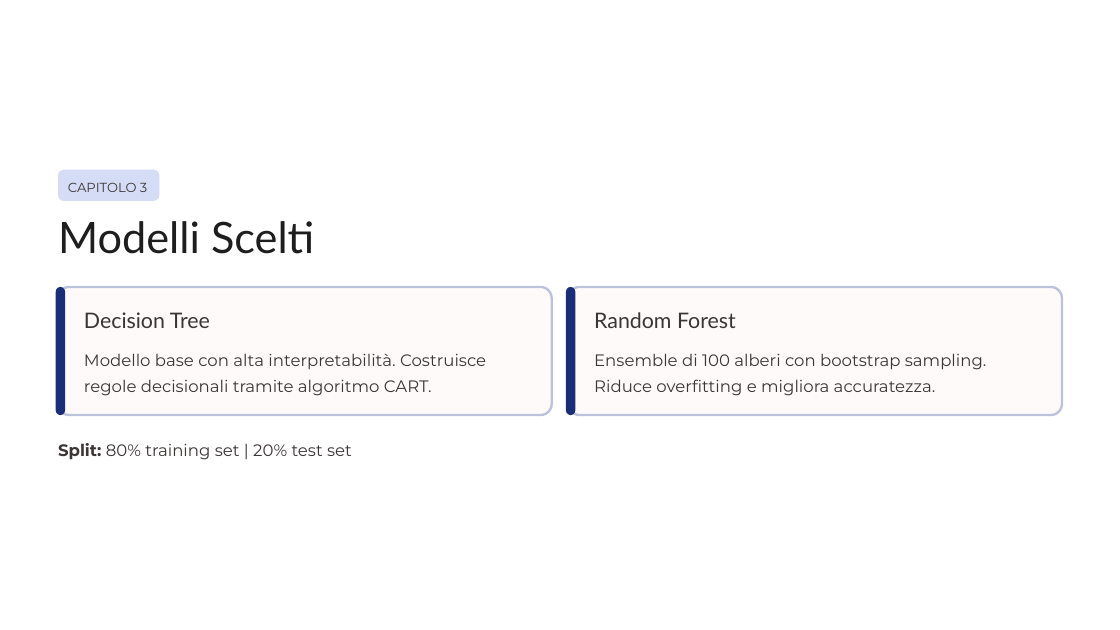
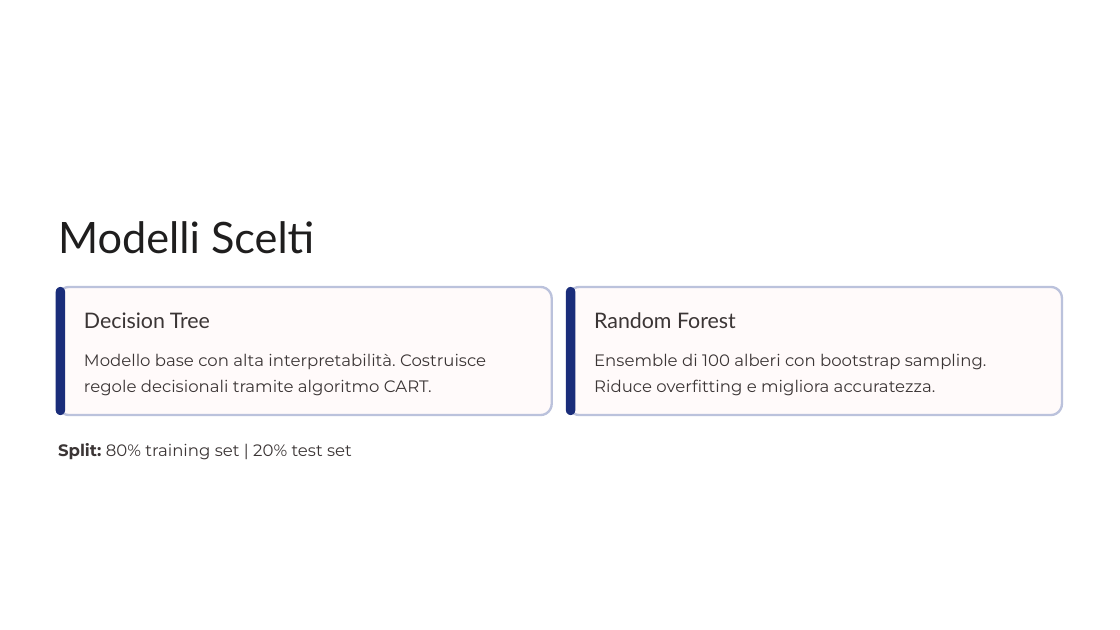
Before and after one commit to EmilianoDG5/ML-Heart-Disease, a slide deck: slide 7 of documenti/Heart-Disease.pptx. Drawn at 1120x630 pixels with LibreOffice and Linux fonts; fonts in the diff are those of the drawing. Boxes give left, top, right and bottom in pixels: in the first picture for what was removed or moved away, otherwise in the second. Text is boxed around its words. In the diff, an @@ line names an element or a change of style, - is before the commit and + after.

```diff
--- a/documenti/Heart-Disease.pptx
+++ b/documenti/Heart-Disease.pptx
@@ rounded rectangle removed at [58, 169, 160, 201] @@
@@ text removed at [68, 182, 147, 192] @@
-CAPITOLO 3
```
Also in this commit, not shown: 3 other slides changed.
